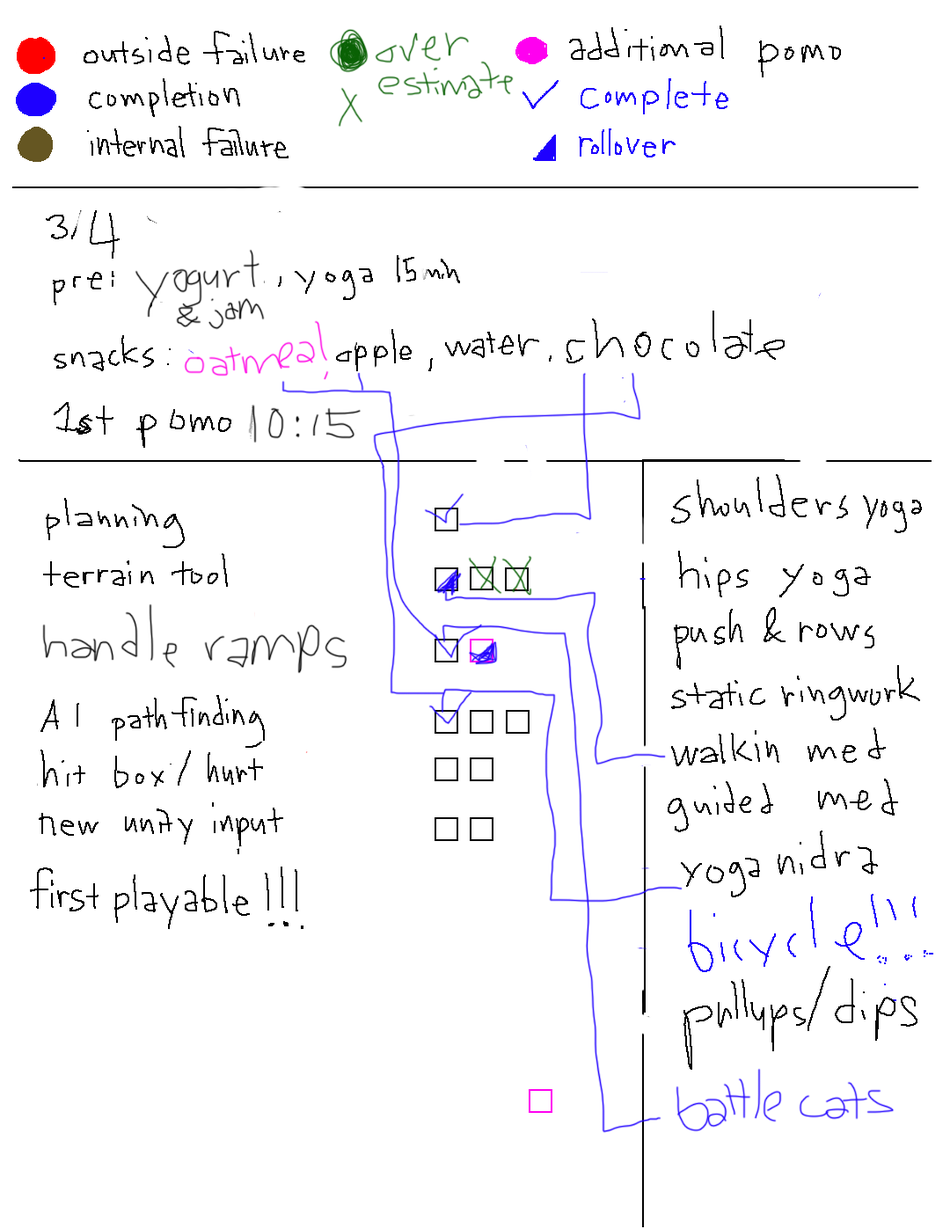
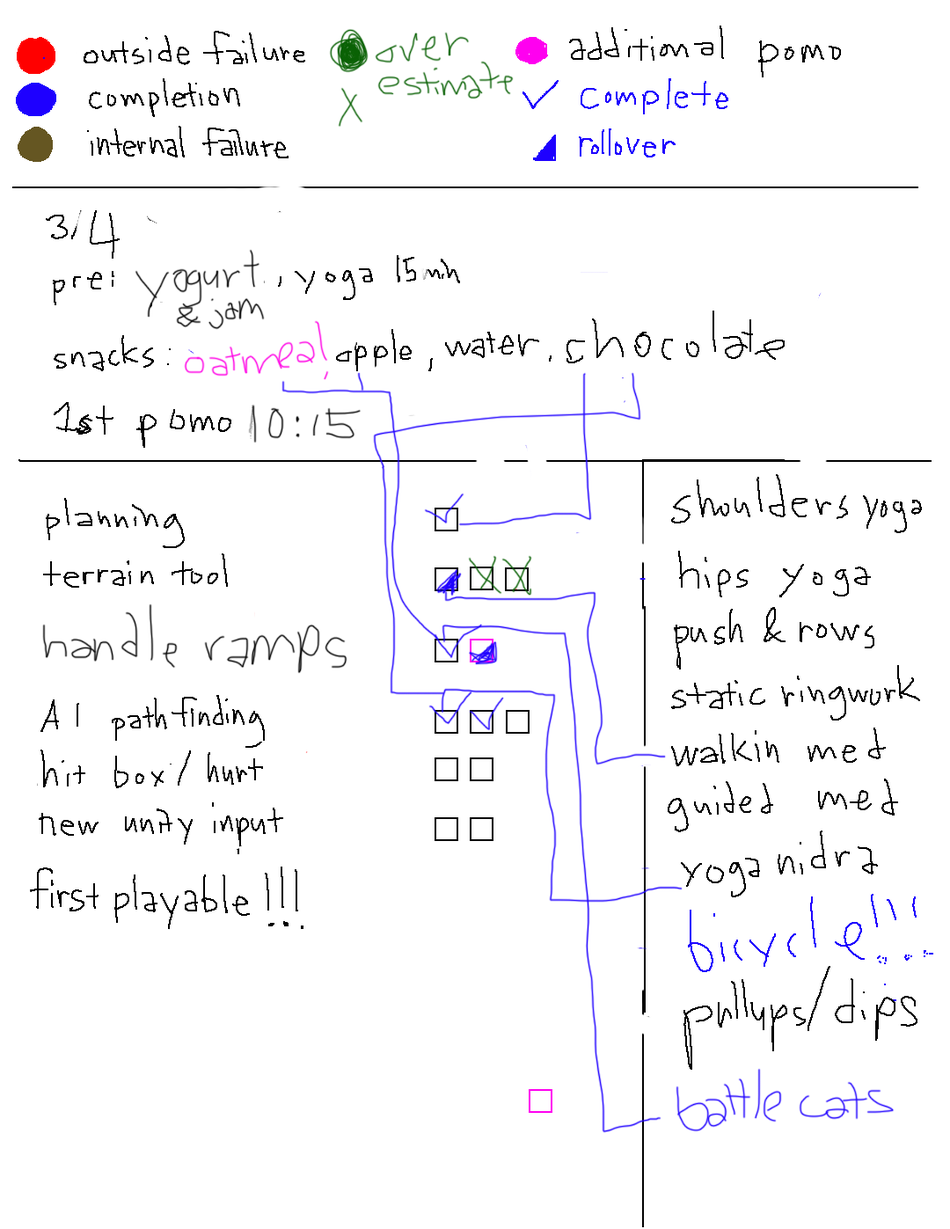
Revision of a layered 950×1229 image; what changed, layer by layer:
painted on "words" (1st of 5, in "3/5" › "pomodoro") over [468,696,505,732]
